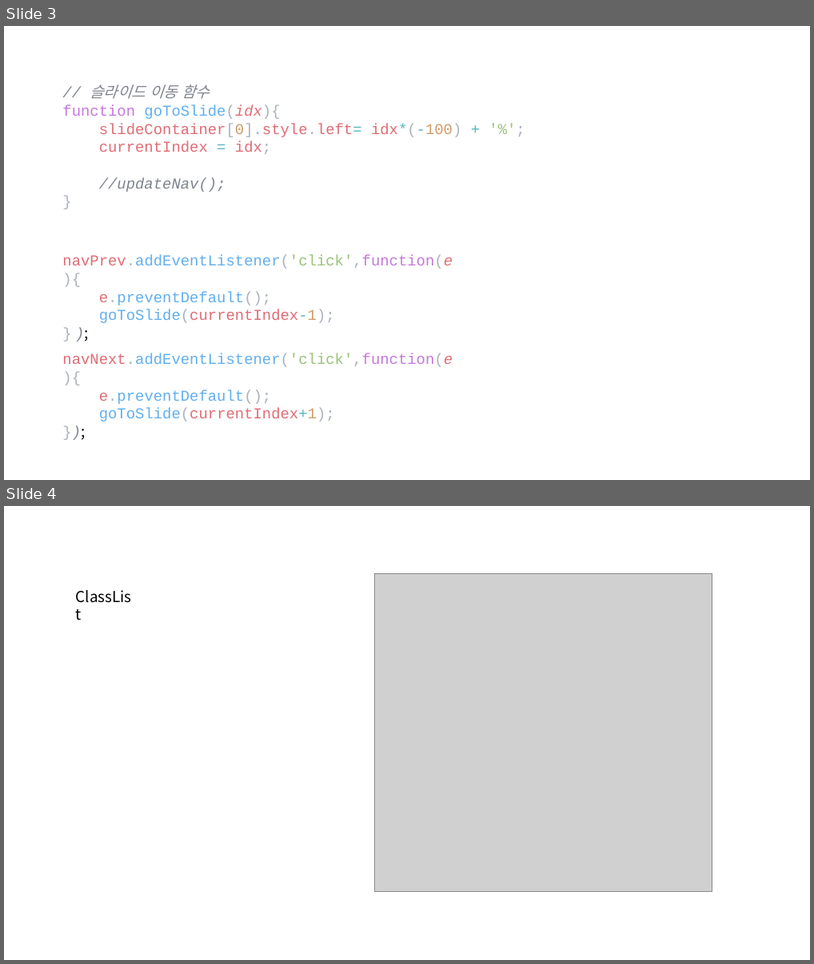
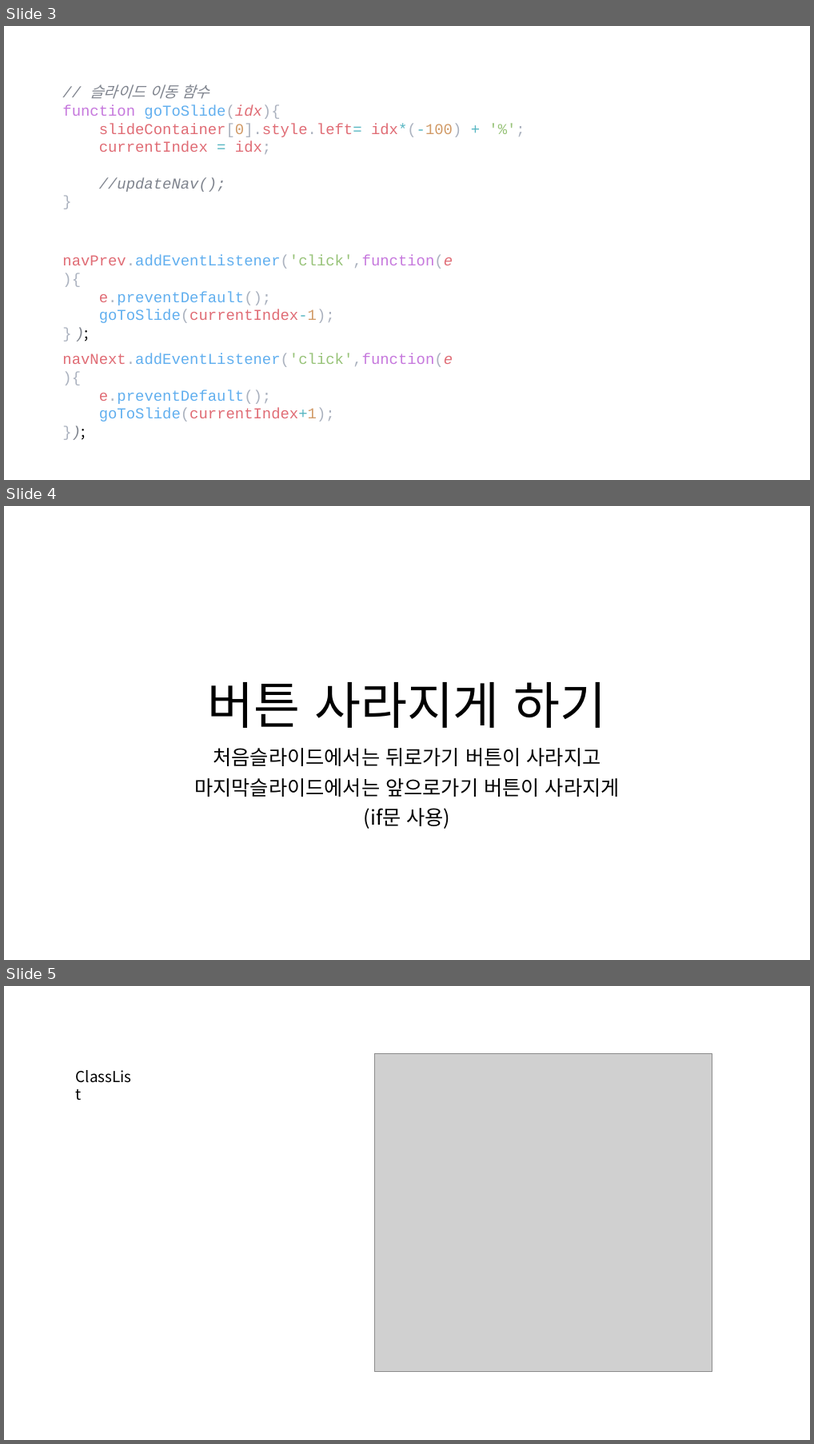
Before and after one commit to lsh58/Javascript, a slide deck: study/ex03_제작/추가내용.pptx. Shown one above the other, each under a label of ours: slides 3 and 4 before the commit, slides 3, 4 and 5 after it. The pictures are 814x964 and 814x1444 pixels, drawn with LibreOffice and Linux fonts; fonts in the diff are those of the drawing; grey boxes stand for pictures. Boxes give left, top, right and bottom in pixels: in the first picture for what was removed or moved away, otherwise in the second. Text is boxed around its words. In the diff, an @@ line names an element or a change of style, - is before the commit and + after.

```diff
--- a/study/ex03_제작/추가내용.pptx
+++ b/study/ex03_제작/추가내용.pptx
@@ slide 4 added at (4,506,810,960), background #FFFFFF @@
@@ title added at (208,682,607,728), 60 pt, text #000000 @@
+버튼 사라지게 하기
@@ subtitle added at (194,748,620,828), 24 pt, text #000000 @@
+처음슬라이드에서는 뒤로가기 버튼이 사라지고
+마지막슬라이드에서는 앞으로가기 버튼이 사라지게
+(if문 사용)
@@ what was slide 4 is now slide 5 @@
```
Also in this commit, not shown: 2 slides changed, 5 other slides added, 2 slides removed.
